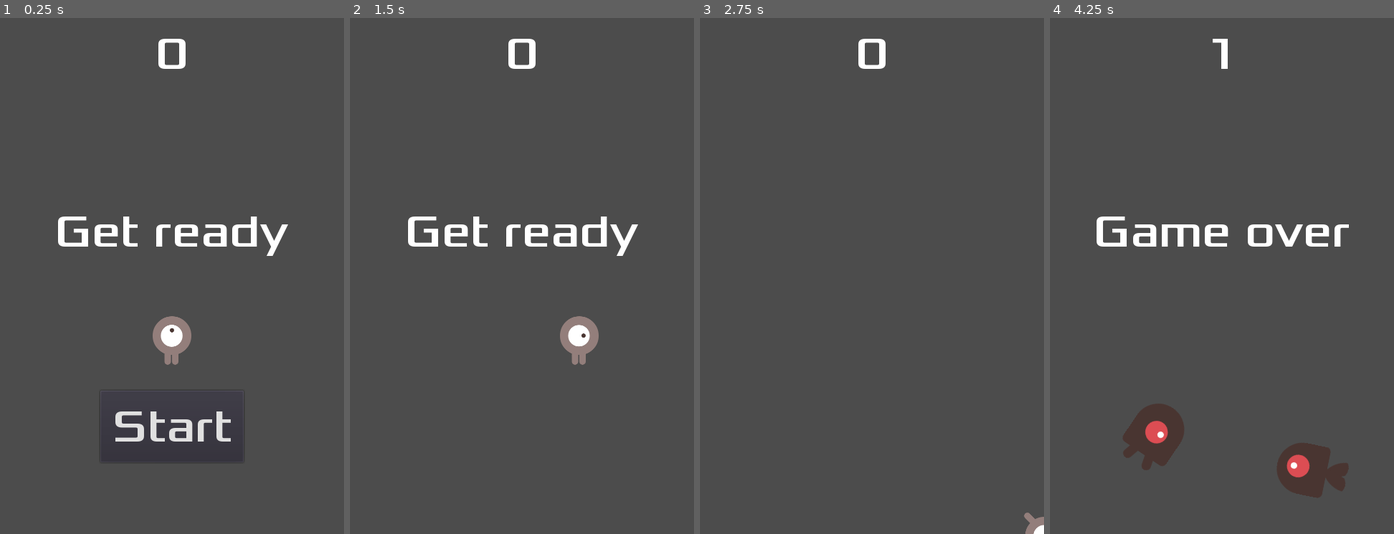
Above: before the commit, frames 1-4 (left to right).
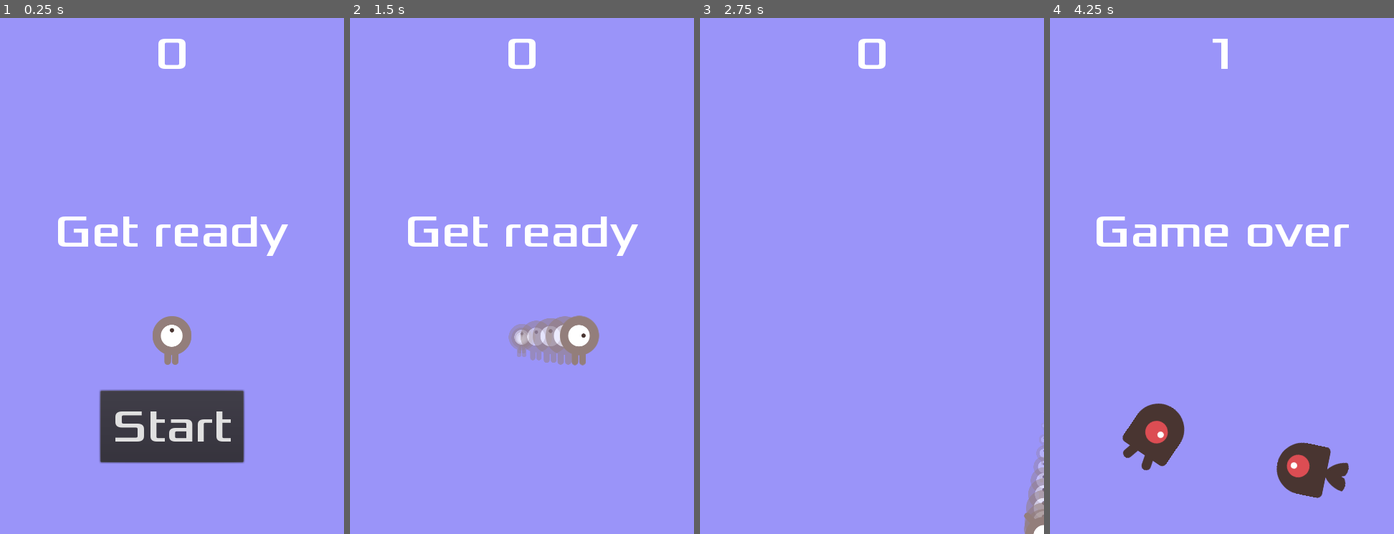
Above: after the commit, the same moments.

Repository: MTkaczyk642/Projektowanie-gier-wideo-MT
Game: Godot game, scene res://Main.tscn
The game is run twice, just before and just after one commit, with the same random seed, the same clock (stepped at 60 frames per second) and the same inputs.
Inputs:
- Up to frame 1 (0.25 s): no input
- Up to frame 2 (1.5 s): click "Start" at 0.5 s; tap Enter at 1.25 s; hold Right (ui_right) from 1.28 s (still down)
- Up to frame 3 (2.75 s): release Right (ui_right) at 2.03 s; hold Down (ui_down) from 2.03 s (still down)
- Up to frame 4 (4.25 s): release Down (ui_down) at 2.78 s; hold Right (ui_right) 2.78-3.53 s; hold Up (ui_up) from 3.53 s (still down)

The runs differ from the first frame. In frame 1, 92% of the frame differs, in the area x 0-100%, y 0-100%; in frame 2, 98%; in frame 3, 100%; in frame 4, 95%.

Commit message:
Tutorial 3.1

Diff:
--- a/Tutorial 3.0/Tutorial 3.0/Main.gd
+++ b/Tutorial 3.0/Tutorial 3.0/Main.gd
@@ -16,6 +16,7 @@
 	$StartTimer.start()
 	$HUD.show_message("Get ready")
 	$HUD.update_score(score)
+	$Music.play()
 
 func _on_StartTimer_timeout():
 	$MobTimer.start()
@@ -50,3 +51,5 @@
 	$ScoreTimer.stop()
 	$MobTimer.stop()
 	$HUD.game_over()
+	$GameOver.play()
+	$Music.stop()
--- a/Tutorial 3.0/Tutorial 3.0/Main.tscn
+++ b/Tutorial 3.0/Tutorial 3.0/Main.tscn
@@ -1,9 +1,11 @@
-[gd_scene load_steps=6 format=2]
+[gd_scene load_steps=8 format=2]
 
 [ext_resource path="res://Main.gd" type="Script" id=1]
 [ext_resource path="res://Player.tscn" type="PackedScene" id=2]
 [ext_resource path="res://Mob.tscn" type="PackedScene" id=3]
 [ext_resource path="res://HUD.tscn" type="PackedScene" id=4]
+[ext_resource path="res://dodge_assets/art/gameover.wav" type="AudioStream" id=5]
+[ext_resource path="res://dodge_assets/art/House In a Forest Loop.ogg" type="AudioStream" id=6]
 
 [sub_resource type="Curve2D" id=1]
 _data = {
@@ -13,6 +15,14 @@
 [node name="Main" type="Node"]
 script = ExtResource( 1 )
 Mob = ExtResource( 3 )
+
+[node name="Background" type="ColorRect" parent="."]
+margin_right = 480.0
+margin_bottom = 720.0
+color = Color( 0.607843, 0.584314, 0.980392, 1 )
+__meta__ = {
+"_edit_use_anchors_": false
+}
 
 [node name="Player" parent="." instance=ExtResource( 2 )]
 position = Vector2( 224, 112 )
@@ -35,6 +45,12 @@
 [node name="MobSpawnLocation" type="PathFollow2D" parent="MobPath"]
 
 [node name="HUD" parent="." instance=ExtResource( 4 )]
+
+[node name="GameOver" type="AudioStreamPlayer" parent="."]
+stream = ExtResource( 5 )
+
+[node name="Music" type="AudioStreamPlayer" parent="."]
+stream = ExtResource( 6 )
 [connection signal="hit" from="Player" to="." method="game_over"]
 [connection signal="timeout" from="MobTimer" to="." method="_on_MobTimer_timeout"]
 [connection signal="timeout" from="ScoreTimer" to="." method="_on_ScoreTimer_timeout"]
--- a/Tutorial 3.0/Tutorial 3.0/Player.gd
+++ b/Tutorial 3.0/Tutorial 3.0/Player.gd
@@ -34,8 +34,10 @@
 		$AnimatedSprite.flip_v = velocity.y >0
 	if velocity.x <0:
 		$AnimatedSprite.flip_h = true
+
 	else:
 		$AnimatedSprite.flip_h = false
+
 func _on_Player_body_entered(_body):
 	hide()
 	emit_signal("hit")
--- a/Tutorial 3.0/Tutorial 3.0/Player.tscn
+++ b/Tutorial 3.0/Tutorial 3.0/Player.tscn
@@ -23,7 +23,28 @@
 radius = 27.0
 height = 14.0
 
+[sub_resource type="Gradient" id=3]
+colors = PoolColorArray( 1, 1, 1, 0.666667, 1, 1, 1, 0 )
+
+[sub_resource type="GradientTexture" id=4]
+gradient = SubResource( 3 )
+
+[sub_resource type="Curve" id=5]
+_data = [ Vector2( 0, 0.51271 ), 0.0, 0.0, 0, 0, Vector2( 1, 0.0308915 ), 0.0, 0.0, 0, 0 ]
+
+[sub_resource type="CurveTexture" id=6]
+curve = SubResource( 5 )
+
+[sub_resource type="ParticlesMaterial" id=7]
+flag_disable_z = true
+gravity = Vector3( 0, 0, 0 )
+orbit_velocity = 0.0
+orbit_velocity_random = 0.0
+scale_curve = SubResource( 6 )
+color_ramp = SubResource( 4 )
+
 [node name="Player" type="Area2D"]
+position = Vector2( -1, 6 )
 script = ExtResource( 5 )
 __meta__ = {
 "_edit_group_": true
@@ -36,4 +57,12 @@
 
 [node name="CollisionShape2D" type="CollisionShape2D" parent="."]
 shape = SubResource( 2 )
+
+[node name="Trail" type="Particles2D" parent="."]
+show_behind_parent = true
+amount = 10
+speed_scale = 2.0
+local_coords = false
+process_material = SubResource( 7 )
+texture = ExtResource( 1 )
 [connection signal="body_entered" from="." to="." method="_on_Player_body_entered"]
Not shown: 1 places in Tutorial 3.0/Tutorial 3.0/Player.tscn that only renumber resources
